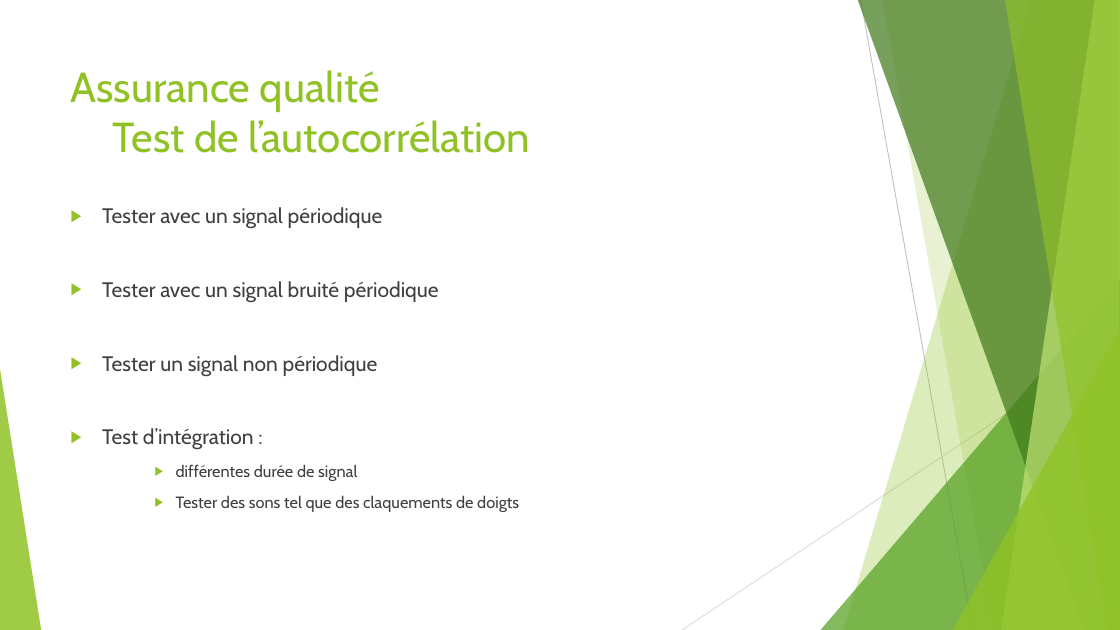
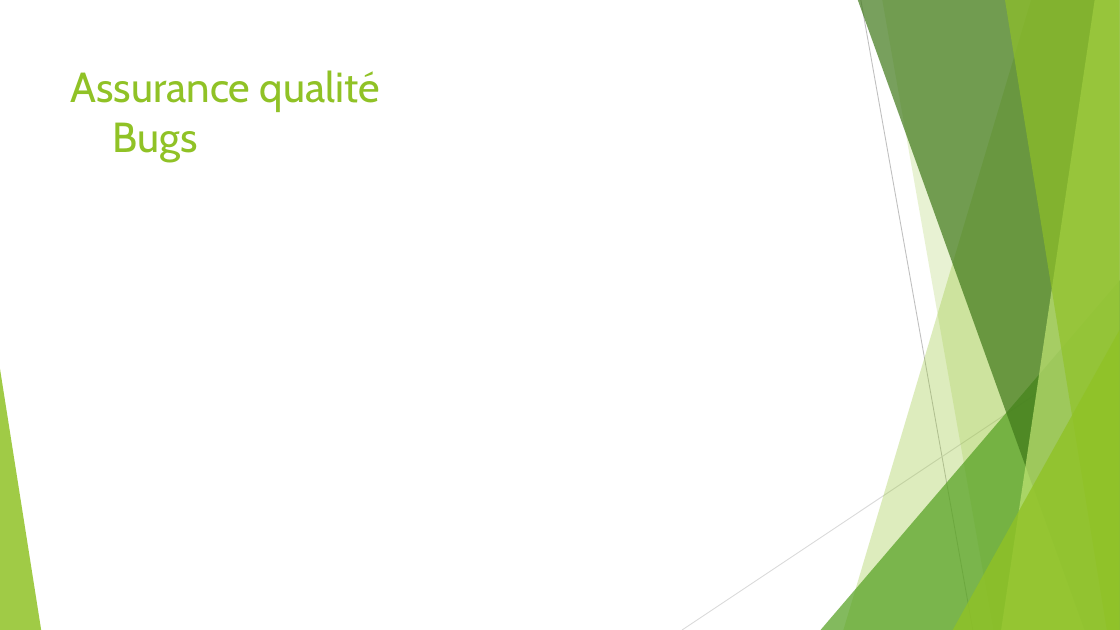
Before and after one commit to gab4321/ProjetS5, a slide deck: slide 9 of Gestion/L1 Présentation.pptx (slide 18 before the commit). Drawn at 1120x630 pixels with LibreOffice and Linux fonts; fonts in the diff are those of the drawing. Boxes give left, top, right and bottom in pixels: in the first picture for what was removed or moved away, otherwise in the second. Text is boxed around its words. In the diff, an @@ line names an element or a change of style, - is before the commit and + after.

```diff
--- a/Gestion/L1 Présentation.pptx
+++ b/Gestion/L1 Présentation.pptx
@@ title at (71,70,380,162): text changed @@
-Assurance qualité
-Test de l’autocorrélation
+Assurance qualité
+Bugs
@@ text removed at (102,207,519,512) @@
-▶ Tester avec un signal périodique
-▶ Tester avec un signal bruité périodique
-▶ Tester un signal non périodique
-▶ Test d’intégration :
-    ▶ différentes durée de signal
-    ▶ Tester des sons tel que des claquements de doigts
```
Also in this commit, not shown: 6 other slides changed, 2 slides added, 19 slides removed, 2 other files.
